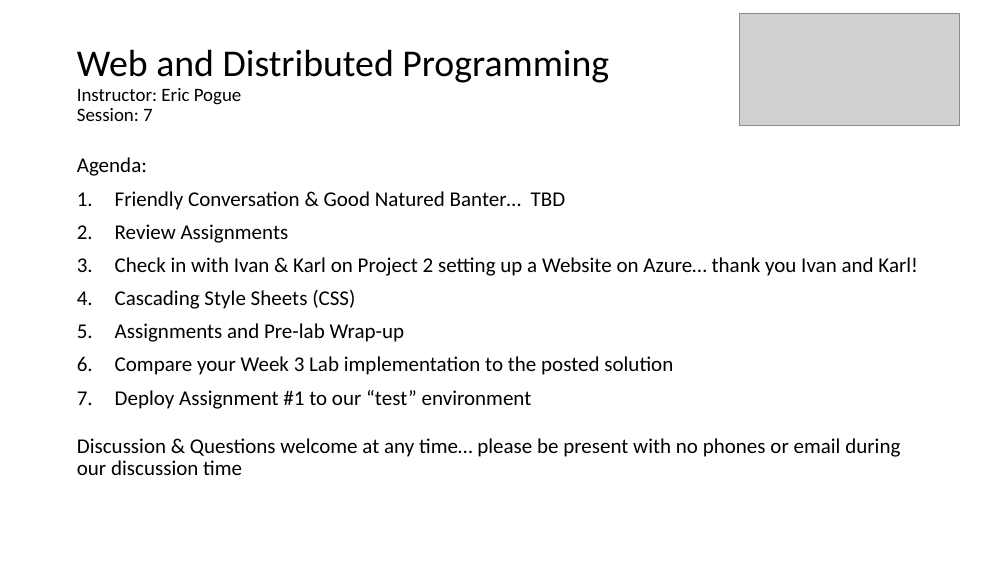
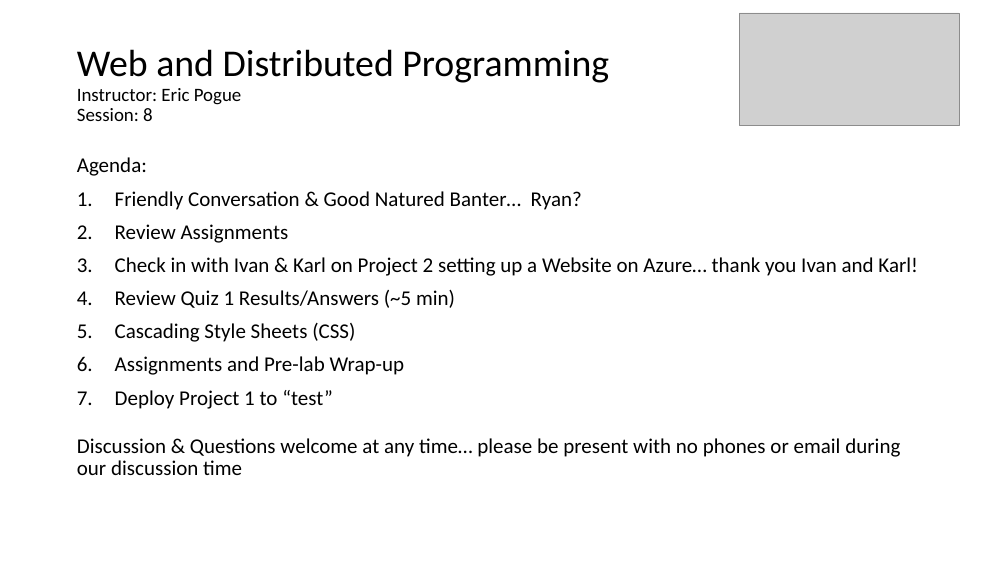
Before and after one commit to EricJPogue/www-epogue-info, a slide deck: slide 1 of CPSC-24700/Presentations/session-08.pptx. Drawn at 1008x567 pixels with LibreOffice and Linux fonts; fonts in the diff are those of the drawing; grey boxes stand for pictures. Boxes give left, top, right and bottom in pixels: in the first picture for what was removed or moved away, otherwise in the second. Text is boxed around its words. In the diff, an @@ line names an element or a change of style, - is before the commit and + after.

Commit message:
Update session 8 documents.

```diff
--- a/CPSC-24700/Presentations/session-08.pptx
+++ b/CPSC-24700/Presentations/session-08.pptx
@@ title at (77, 49, 609, 121): text changed @@
-Web and Distributed Programming
-Instructor: Eric Pogue
-Session: 7
+Web and Distributed Programming
+Instructor: Eric Pogue
+Session: 8
@@ text at (115, 191, 582, 210): text changed @@
-1. Friendly Conversation & Good Natured Banter… TBD
+1. Friendly Conversation & Good Natured Banter… Ryan?
@@ text at (115, 290, 455, 308): paragraph added @@
+4. Review Quiz 1 Results/Answers (~5 min)
@@ text at (115, 390, 333, 409): text changed @@
-6. Compare your Week 3 Lab implementation to the posted solution
-7. Deploy Assignment #1 to our “test” environment
+7. Deploy Project 1 to “test”
```
Also in this commit, not shown: 2 other slides changed, 2 other files.
